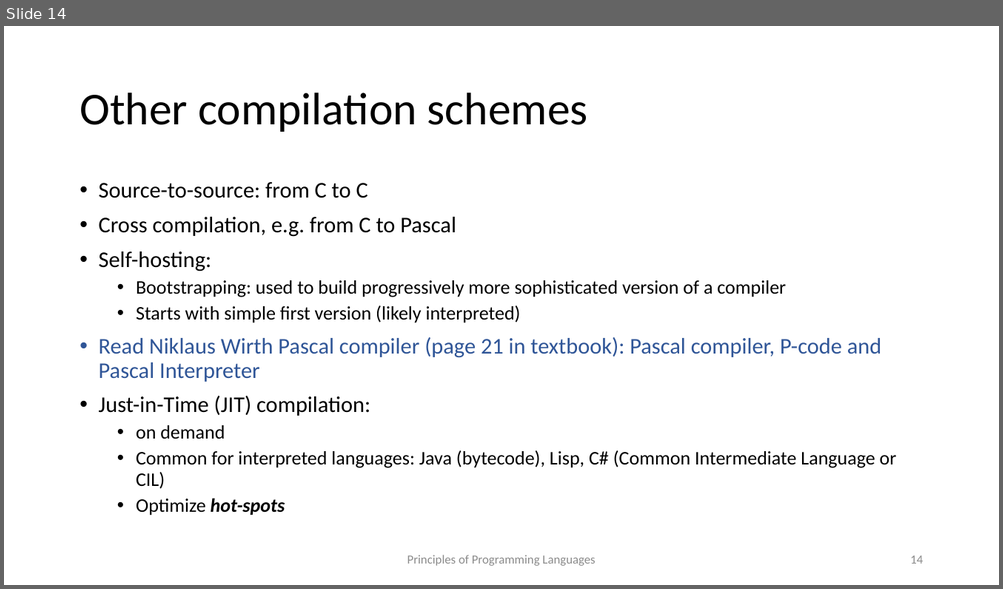
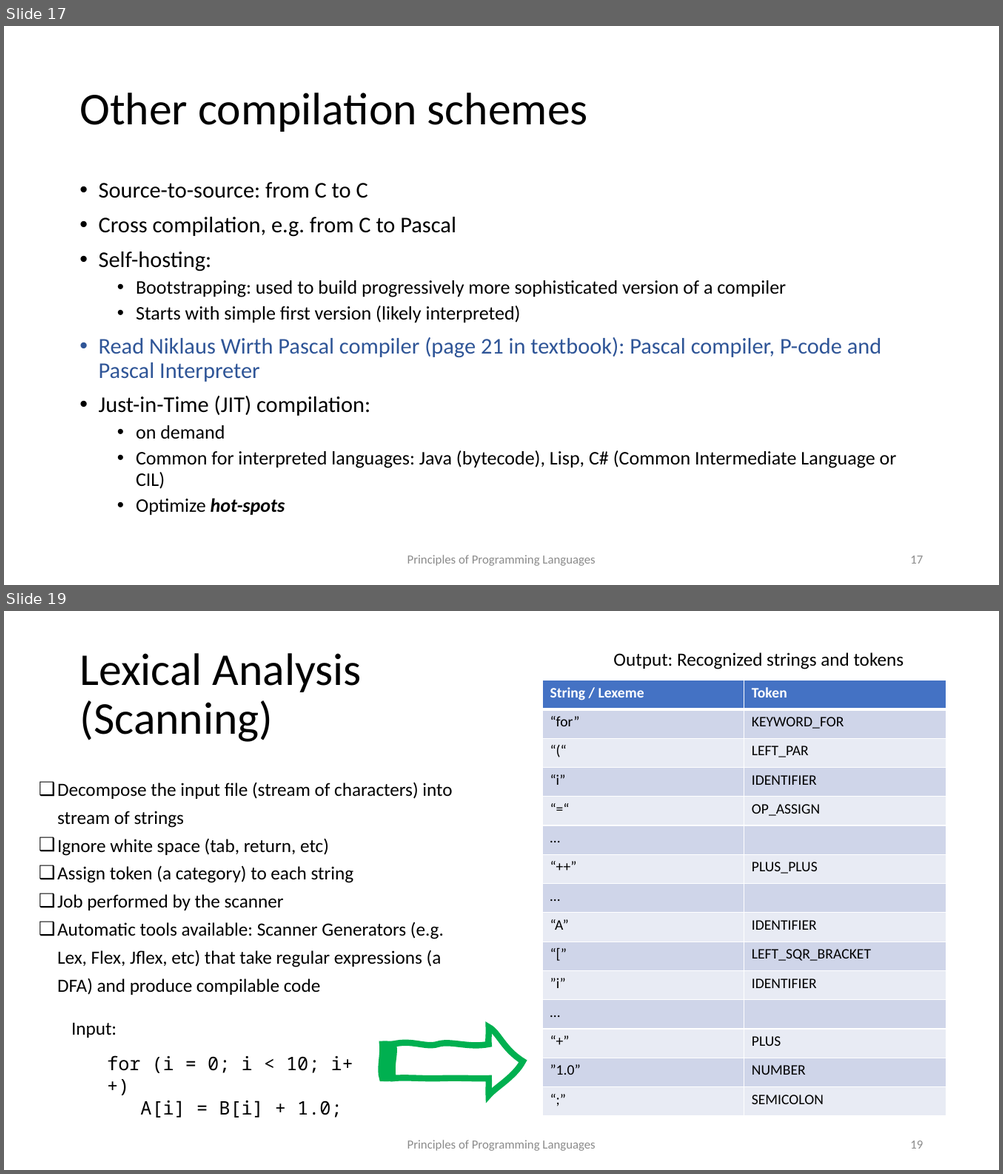
Before and after one commit to kongm/pl-design, a slide deck: introduction.pptx. Shown one above the other, each under a label of ours: slide 14 before the commit, slides 17 and 19 after it; the slides between them are not shown. The pictures are 1003x589 and 1003x1174 pixels, drawn with LibreOffice and Linux fonts; fonts in the diff are those of the drawing. Boxes give left, top, right and bottom in pixels: in the first picture for what was removed or moved away, otherwise in the second. Text is boxed around its words. In the diff, an @@ line names an element or a change of style, - is before the commit and + after.

Commit message:
updated intro; first version of lexical analysis; flex example

```diff
--- a/introduction.pptx
+++ b/introduction.pptx
@@ slide 19 added at (4,611,999,1170), background #FFFFFF @@
@@ title added at (79,653,361,742), 44 pt, text #000000 @@
+Lexical Analysis (Scanning)
@@ text added at (613,652,904,669), 18 pt, text #000000 @@
+Output: Recognized strings and tokens
@@ table added at (543,681,945,1117), 15 rows, 2 columns @@
+String / Lexeme | Token
+“for” | KEYWORD_FOR
+“(“ | LEFT_PAR
+“i” | IDENTIFIER
+“=“ | OP_ASSIGN
+… | 
+“++” | PLUS_PLUS
+… | 
+“A” | IDENTIFIER
+“[” | LEFT_SQR_BRACKET
+”i” | IDENTIFIER
+… | 
+“+” | PLUS
+”1.0” | NUMBER
+“;” | SEMICOLON
@@ text added at (57,782,452,995), 18 pt, text #000000 @@
+❑ Decompose the input file (stream of characters) into stream of strings
+❑ Ignore white space (tab, return, etc)
+❑ Assign token (a category) to each string
+❑ Job performed by the scanner
+❑ Automatic tools available: Scanner Generators (e.g. Lex, Flex, Jflex, etc) that take regular expressions (a DFA) and produce compilable code
@@ text added at (71,1022,116,1038), 18 pt, text #000000 @@
+Input:
@@ freeform shape added at (382,1028,523,1096), outline #00B050 6 pt @@
@@ text added at (107,1056,353,1118), 18 pt, text #000000 @@
+for (i = 0; i < 10; i++)
+A[i] = B[i] + 1.0;
@@ text added at (407,1140,595,1151), 12 pt, text #8C8C8C @@
+Principles of Programming Languages
@@ page number added at (910,1141,922,1149), 12 pt, text #8C8C8C @@
+19
@@ what was slide 14 is now slide 17 @@
@@ page number at (910,556,922,564): text changed @@
-14
+17
```
Also in this commit, not shown: 1 slide changed, 12 other slides added, 1 slide removed, 2 other files.
